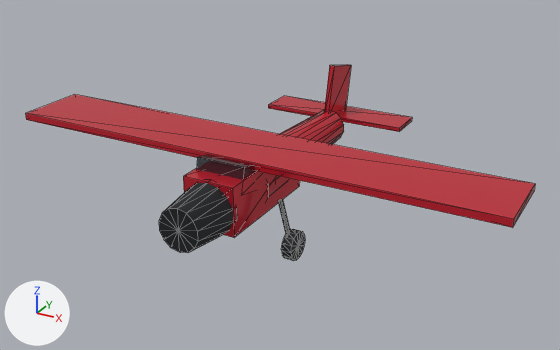
The glTF model public/models/plane_prop.glb as it was, and as the next commit left it.
Both versions are drawn from a camera (50 mm lens) standing at (7.92, -14.01, 8.21) and looking at (0.17, 0.08, 1.16). The lights are fixed; the arrows at lower left show +X, +Y and +Z. The picture after the commit comes second. Mesh edges are drawn as thin lines. Vertices at exactly the same position are counted once.

Script lines for the objects in view, before the commit:
```python
mat_glass = principled_material('glass')
mat_glass.base_color = (0.00605, 0.0123, 0.0194)  # black #121d26
mat_glass.metallic = 0.15
mat_glass.roughness = 0.06
mat_glass.alpha = 0.72
me_plane_prop_mesh = bpy.data.meshes.new('plane_prop_mesh')
me_plane_prop_mesh.from_pydata(...)  # 200 vertices, 348 faces; spans x -5.7..5.7, y -3.58..4.13, z 0.01..2.94
# faces by material slot: [104, 232, 12]
me_plane_prop_mesh.materials.append(mat_paint)  # red #d92638
me_plane_prop_mesh.materials.append(mat_trim)  # black #181b20
me_plane_prop_mesh.materials.append(mat_glass)  # black #121d26
ob_plane_prop = bpy.data.objects.new('plane_prop', me_plane_prop_mesh)
ob_plane_prop.location = (0.0, 0.0, 0.0)
```
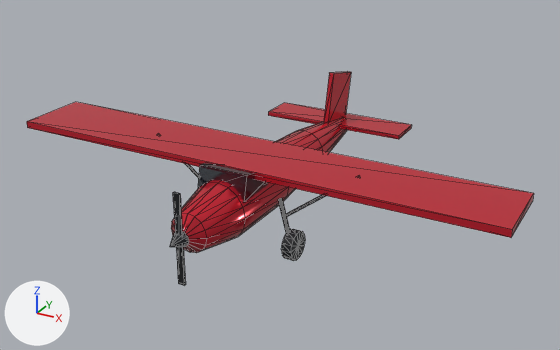
The change in detail:
In material 'glass' (mat_glass), roughness goes from 0.06 to 0.05.
me_plane_prop_mesh is used by ob_plane_prop; location (0.0, 0.0, 0.0).
me_plane_prop_mesh had 200 vertices, 348 faces and spanned x -5.7..5.7, y -3.58..4.13, z 0.01..2.94.
me_plane_prop_mesh now has 298 vertices, 500 faces and spans x -5.7..5.7, y -3.86..4.15, z -0.02..2.76.
me_plane_prop_mesh part 1: the loose piece of 8 vertices spanning x -5.7..5.7, y -1.69..-0.01, z 2.02..2.18 is moved by (0.0, 0.0, -0.2).
me_plane_prop_mesh part 2: the loose piece of 8 vertices spanning x -1.85..1.85, y 3.1..4.0, z 1.51..1.61 is moved by (0.0, 0.0, -0.2).
me_plane_prop_mesh part 3: the loose piece of 8 vertices spanning x -0.06..0.06, y 2.77..4.13, z 1.38..2.94 is scaled about its middle by (1, 1.02, 1.02), then moved by (0.0, 0.0, -0.2).
me_plane_prop_mesh part 4: a new loose piece, a box spanning x -0.07..0.07, y -3.58..-3.54, z 0.205..2.155, in mat_trim (black #16191e).
me_plane_prop_mesh part 5: the loose piece of 18 vertices spanning x 0.89..1.31, y -1.35..-1.25, z 0.01..1.29 is scaled about its middle by (1.03, 0.9, 1.04).
me_plane_prop_mesh part 6: the loose piece of 8 vertices spanning x -0.55..0.55, y -2.19..-0.71, z 1.37..2.23 is scaled about its middle by (1.02, 1.04, 1.01), then moved by (0.0, 0.1, -0.2).
me_plane_prop_mesh part 7: the loose piece of 32 vertices spanning x -0.6..0.6, y -1.2..3.0, z 0.76..2.0 is rebuilt with 119 vertices and now spans x -0.66..0.66, y -3.55..4.05, z 0.52..1.84.
me_plane_prop_mesh part 8: a new loose piece of 15 vertices spanning x -0.18..0.18, y -3.86..-3.5, z 1.0..1.36, in mat_trim (black #16191e).
me_plane_prop_mesh part 9: a new loose piece of 14 vertices spanning x -2.5..-0.8, y -0.88..-0.82, z 0.67..1.99, in mat_trim (black #16191e).
me_plane_prop_mesh part 10: a new loose piece of 14 vertices spanning x 0.8..2.5, y -0.88..-0.82, z 0.67..1.99, in mat_trim (black #16191e).
me_plane_prop_mesh part 11: the loose piece of 8 vertices spanning x -0.58..0.58, y -2.55..0.25, z 0.9..1.98 is deleted.
Part 12, on me_plane_prop_mesh:
32 vertices are removed from x -0.58..0.58, y -3.58..-2.42, z 0.78..1.98.
56 faces are deleted.
Other edits to the shape of me_plane_prop_mesh do not show in these pictures.

Changed parts and their boxes [x1, y1, x2, y2] in the pictures (560 x 350 px; the box of a moved part takes in the faces that stretch with it):
'plane_prop', surface changed, reshaped (9% taller)
    before: [25, 65, 535, 261]
    after: [27, 71, 534, 285]
part 1 of me_plane_prop_mesh, moved or reshaped
    before: [25, 94, 535, 228]
    after: [27, 102, 534, 238]
part 2 of me_plane_prop_mesh, moved or reshaped
    before: [268, 96, 412, 132]
    after: [268, 103, 412, 139]
part 3 of me_plane_prop_mesh, moved or reshaped
    before: [324, 65, 351, 113]
    after: [324, 71, 351, 123]
part 4 of me_plane_prop_mesh, added
    after: [173, 192, 186, 285]
part 5 of me_plane_prop_mesh, moved or reshaped
    before: [278, 199, 290, 233]
    after: [278, 198, 289, 233]
part 6 of me_plane_prop_mesh, moved or reshaped
    before: [197, 155, 255, 180]
    after: [198, 163, 269, 202]
part 7 of me_plane_prop_mesh, rebuilt
    before: [268, 110, 344, 198]
    after: [171, 117, 347, 253]
part 8 of me_plane_prop_mesh, added
    after: [170, 232, 189, 247]
part 9 of me_plane_prop_mesh, added
    after: [158, 133, 199, 178]
part 10 of me_plane_prop_mesh, added
    after: [286, 195, 325, 217]
part 11 of me_plane_prop_mesh, deleted
    before: [183, 168, 300, 238]
part 12 of me_plane_prop_mesh, deleted
    before: [159, 183, 237, 253]
